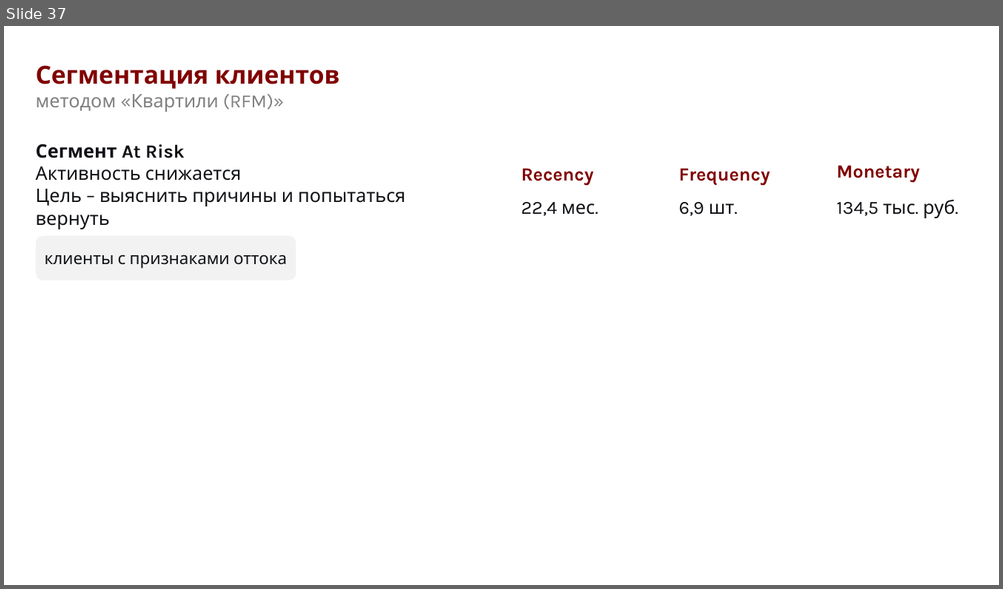
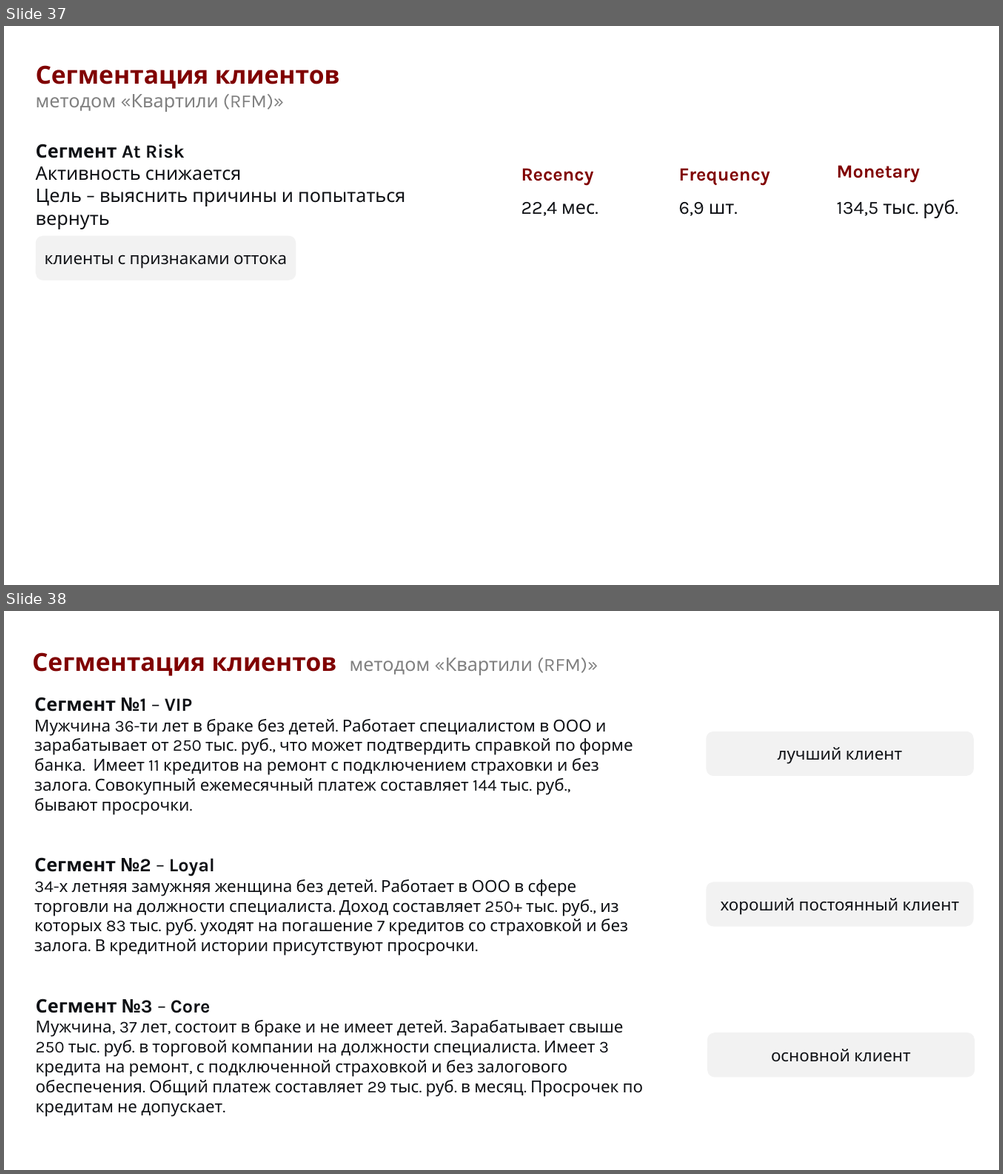
Before and after one commit to arinakatysheva/HW_1_2025-Katysheva_Arina, a slide deck: HW1.pptx. Shown one above the other, each under a label of ours: slide 37 before the commit, slides 37 and 38 after it. The pictures are 1003x589 and 1003x1174 pixels, drawn with LibreOffice and Linux fonts; fonts in the diff are those of the drawing. Boxes give left, top, right and bottom in pixels: in the first picture for what was removed or moved away, otherwise in the second. Text is boxed around its words. In the diff, an @@ line names an element or a change of style, - is before the commit and + after.

Commit message:
HW1 (presentation)

```diff
--- a/HW1.pptx
+++ b/HW1.pptx
@@ slide 38 added at (4, 611, 999, 1170), background #FFFFFF @@
@@ text added at (32, 652, 597, 676), 18 pt, text #808080 @@
+Сегментация клиентов методом «Квартили (RFM)»
@@ text added at (34, 697, 633, 815), 16 pt, text #0F1115 @@
+Сегмент №1 – VIP
+Мужчина 36-ти лет в браке без детей. Работает специалистом в ООО и зарабатывает от 250 тыс. руб., что может подтвердить справкой по форме банка. Имеет 11 кредитов на ремонт с подключением страховки и без залога. Совокупный ежемесячный платеж составляет 144 тыс. руб., бывают просрочки.
@@ rounded rectangle added at (706, 732, 974, 777), fill #F2F2F2, 16 pt, text #0F1115 @@
+лучший клиент
@@ text added at (34, 857, 628, 956), 16 pt, text #0F1115 @@
+Сегмент №2 – Loyal
+34-х летняя замужняя женщина без детей. Работает в ООО в сфере торговли на должности специалиста. Доход составляет 250+ тыс. руб., из которых 83 тыс. руб. уходят на погашение 7 кредитов со страховкой и без залога. В кредитной истории присутствуют просрочки.
@@ rounded rectangle added at (706, 883, 973, 927), fill #F2F2F2, 16 pt, text #0F1115 @@
+хороший постоянный клиент
@@ text added at (36, 999, 643, 1116), 16 pt, text #0F1115 @@
+Сегмент №3 – Core
+Мужчина, 37 лет, состоит в браке и не имеет детей. Зарабатывает свыше 250 тыс. руб. в торговой компании на должности специалиста. Имеет 3 кредита на ремонт, с подключенной страховкой и без залогового обеспечения. Общий платеж составляет 29 тыс. руб. в месяц. Просрочек по кредитам не допускает.
@@ rounded rectangle added at (707, 1034, 974, 1078), fill #F2F2F2, 16 pt, text #0F1115 @@
+основной клиент
```
Also in this commit, not shown: 3 slides changed, 1 other slide added.
